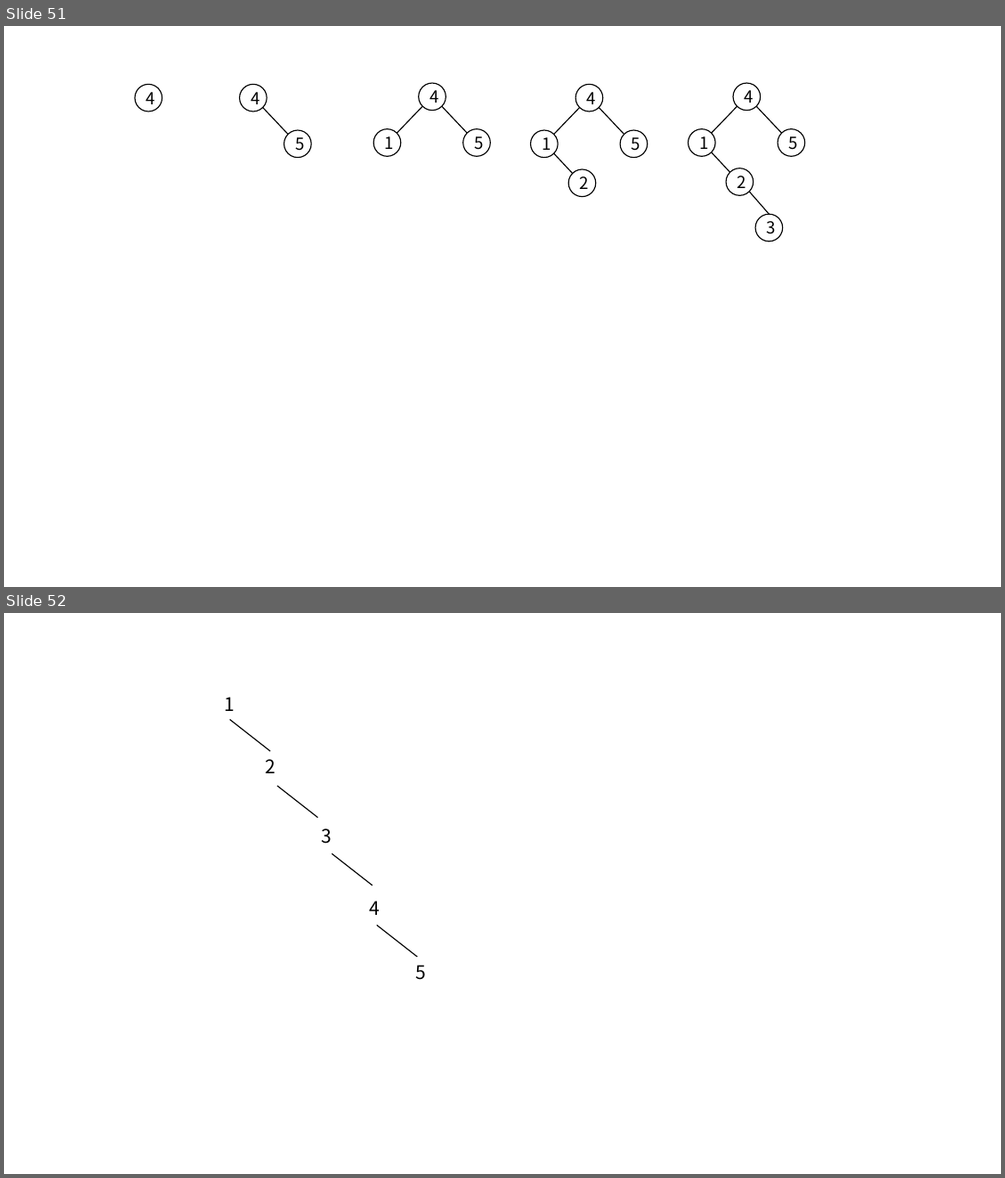
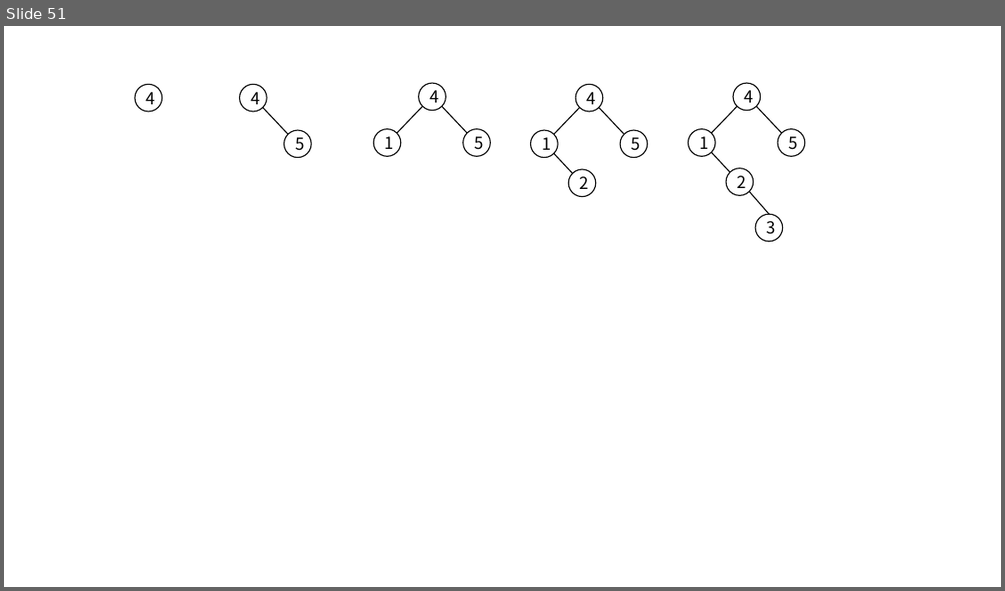
Before and after one commit to CoreLoop163/CoreLoopBooks, a slide deck: data_structure/assets/pics_and_ppts/ch4/画图用.pptx. Shown one above the other, each under a label of ours: slides 51 and 52 before the commit, slide 51 after it. The pictures are 1005x1178 and 1005x591 pixels, drawn with LibreOffice and Linux fonts; fonts in the diff are those of the drawing. Boxes give left, top, right and bottom in pixels: in the first picture for what was removed or moved away, otherwise in the second. Text is boxed around its words. In the diff, an @@ line names an element or a change of style, - is before the commit and + after.

```diff
--- a/data_structure/assets/pics_and_ppts/ch4/画图用.pptx
+++ b/data_structure/assets/pics_and_ppts/ch4/画图用.pptx
@@ slide 52 removed at (4,613,1001,1174), background #FFFFFF @@
@@ text removed at (225,697,235,711) @@
-1
@@ line removed from (230, 719) to (270, 751) @@
@@ text removed at (265,759,275,773) @@
-2
@@ line removed from (277, 786) to (318, 817) @@
@@ text removed at (322,828,332,844) @@
-3
@@ line removed from (332, 854) to (372, 885) @@
@@ text removed at (370,900,380,915) @@
-4
@@ line removed from (377, 925) to (418, 957) @@
@@ text removed at (415,965,426,980) @@
-5
```
Also in this commit, not shown: 5 slides added, 45 other files.
